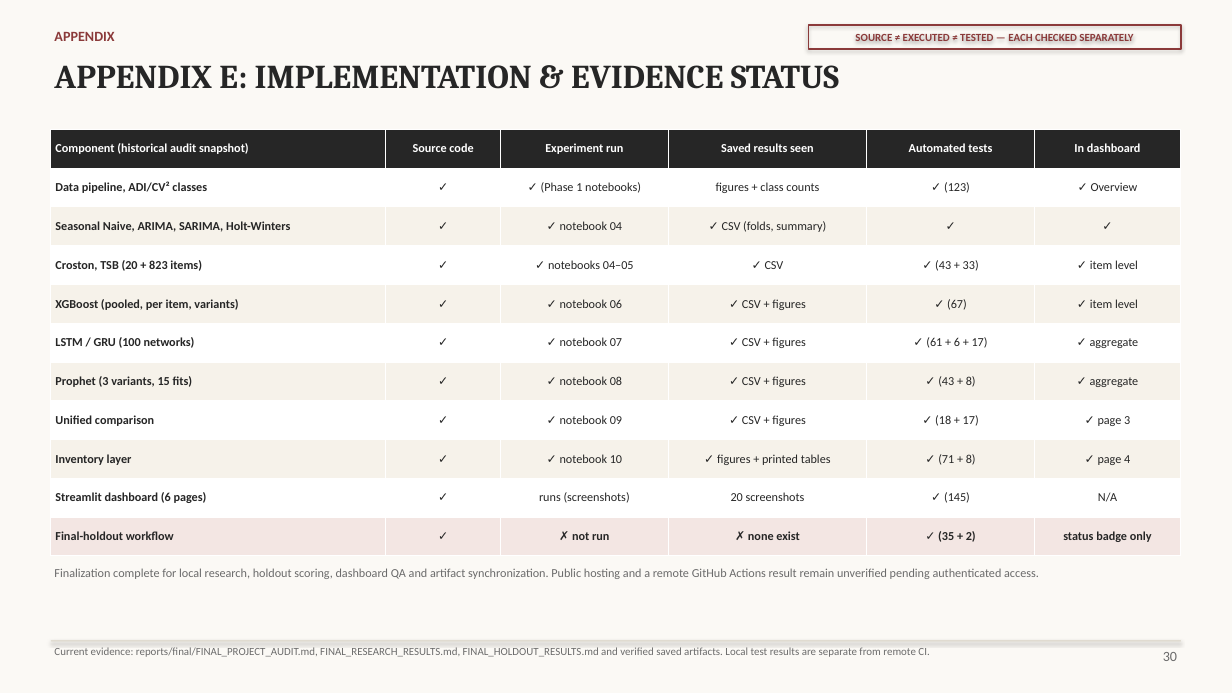
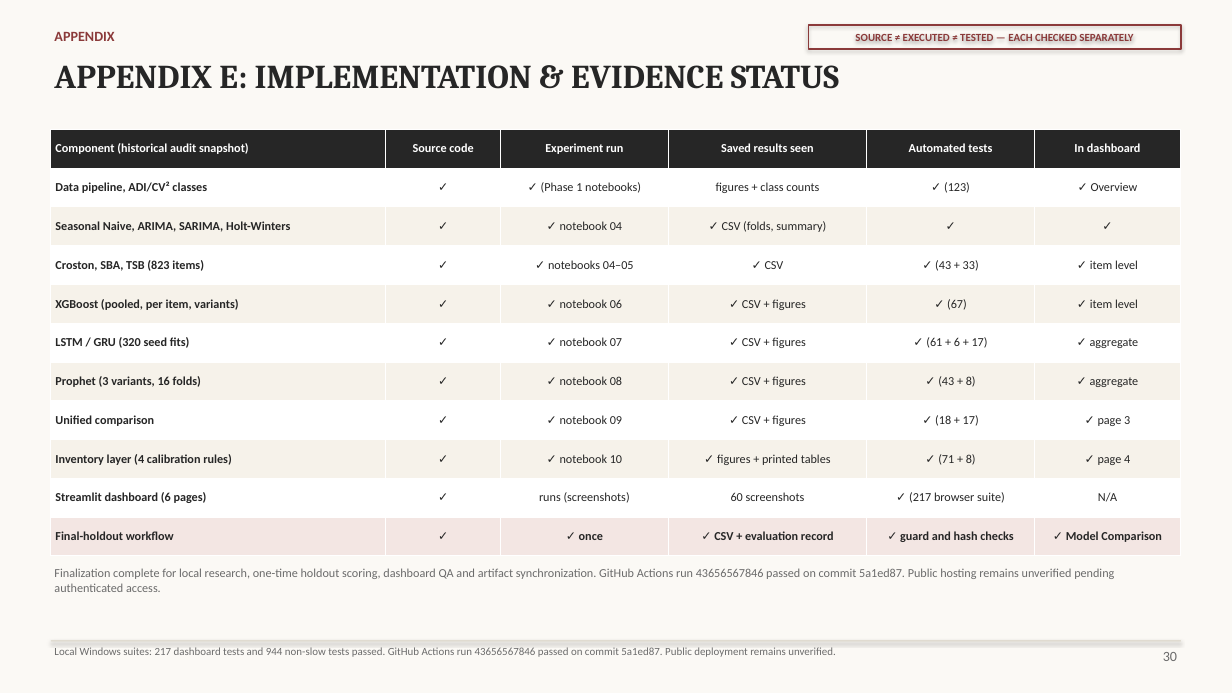
Before and after one commit to nitishhkr11/intermittent-retail-demand-forecasting, a slide deck: slide 30 of presentation/RiverDemand_Final_Project_Presentation_Final.pptx. Drawn at 1232x693 pixels with LibreOffice and Linux fonts; fonts in the diff are those of the drawing. Boxes give left, top, right and bottom in pixels: in the first picture for what was removed or moved away, otherwise in the second. Text is boxed around its words. In the diff, an @@ line names an element or a change of style, - is before the commit and + after.

Commit message:
Record green CI and final audit status

```diff
--- a/presentation/RiverDemand_Final_Project_Presentation_Final.pptx
+++ b/presentation/RiverDemand_Final_Project_Presentation_Final.pptx
@@ table at bbox=[51, 129, 1181, 556] @@
-row 4, column 1: Croston, TSB (20 + 823 items)
+row 4, column 1: Croston, SBA, TSB (823 items)
-row 6, column 1: LSTM / GRU (100 networks)
+row 6, column 1: LSTM / GRU (320 seed fits)
-row 7, column 1: Prophet (3 variants, 15 fits)
+row 7, column 1: Prophet (3 variants, 16 folds)
-row 9, column 1: Inventory layer
+row 9, column 1: Inventory layer (4 calibration rules)
-row 10, column 4: 20 screenshots
+row 10, column 4: 60 screenshots
-row 10, column 5: ✓ (145)
+row 10, column 5: ✓ (217 browser suite)
-row 11: Final-holdout workflow | ✓ | ✗ not run | ✗ none exist | ✓ (35 + 2) | status badge only
+row 11: Final-holdout workflow | ✓ | ✓ once | ✓ CSV + evaluation record | ✓ guard and hash checks | ✓ Model Comparison
@@ text at bbox=[54, 568, 1114, 592]: text changed @@
-Finalization complete for local research, holdout scoring, dashboard QA and artifact synchronization. Public hosting and a remote GitHub Actions result remain unverified pending authenticated access.
+Finalization complete for local research, one-time holdout scoring, dashboard QA and artifact synchronization. GitHub Actions run 43656567846 passed on commit 5a1ed87. Public hosting remains unverified pending authenticated access.
@@ text at bbox=[54, 647, 836, 657]: text changed @@
-Current evidence: reports/final/FINAL_PROJECT_AUDIT.md, FINAL_RESEARCH_RESULTS.md, FINAL_HOLDOUT_RESULTS.md and verified saved artifacts. Local test results are separate from remote CI.
+Local Windows suites: 217 dashboard tests and 944 non-slow tests passed. GitHub Actions run 43656567846 passed on commit 5a1ed87. Public deployment remains unverified.
```
Also in this commit, not shown: 1 other slide changed, 9 other files.
